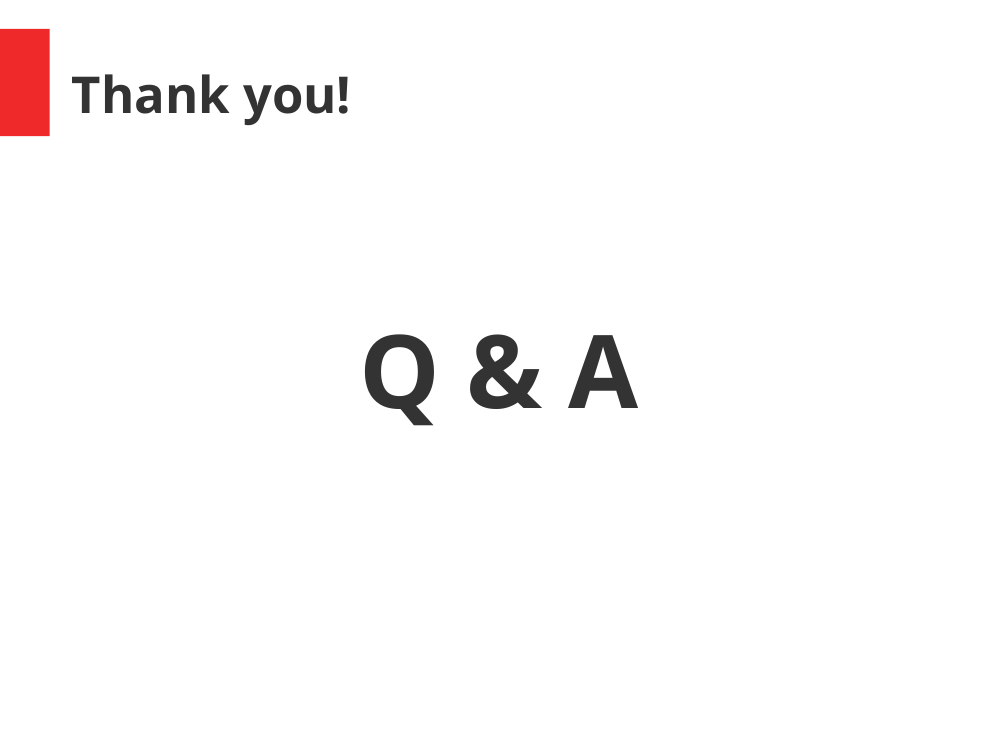
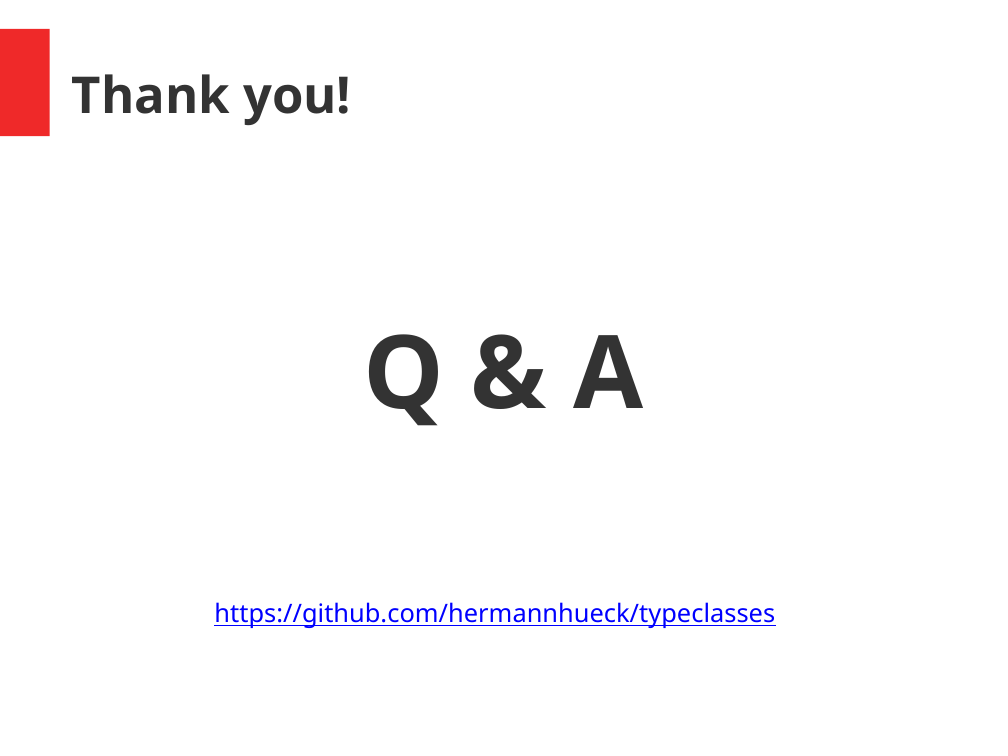
Before and after one commit to hermannhueck/typeclasses, a slide deck: slide 46 of Slides/TypeClasses.pptx. Drawn at 1008x756 pixels with LibreOffice and Linux fonts; fonts in the diff are those of the drawing. Boxes give left, top, right and bottom in pixels: in the first picture for what was removed or moved away, otherwise in the second. Text is boxed around its words. In the diff, an @@ line names an element or a change of style, - is before the commit and + after.

Commit message:
Slides: extended + improved

```diff
--- a/Slides/TypeClasses.pptx
+++ b/Slides/TypeClasses.pptx
@@ text at [214, 602, 775, 628]: paragraph added @@
+https://github.com/hermannhueck/typeclasses
```
Also in this commit, not shown: 1 other file.
